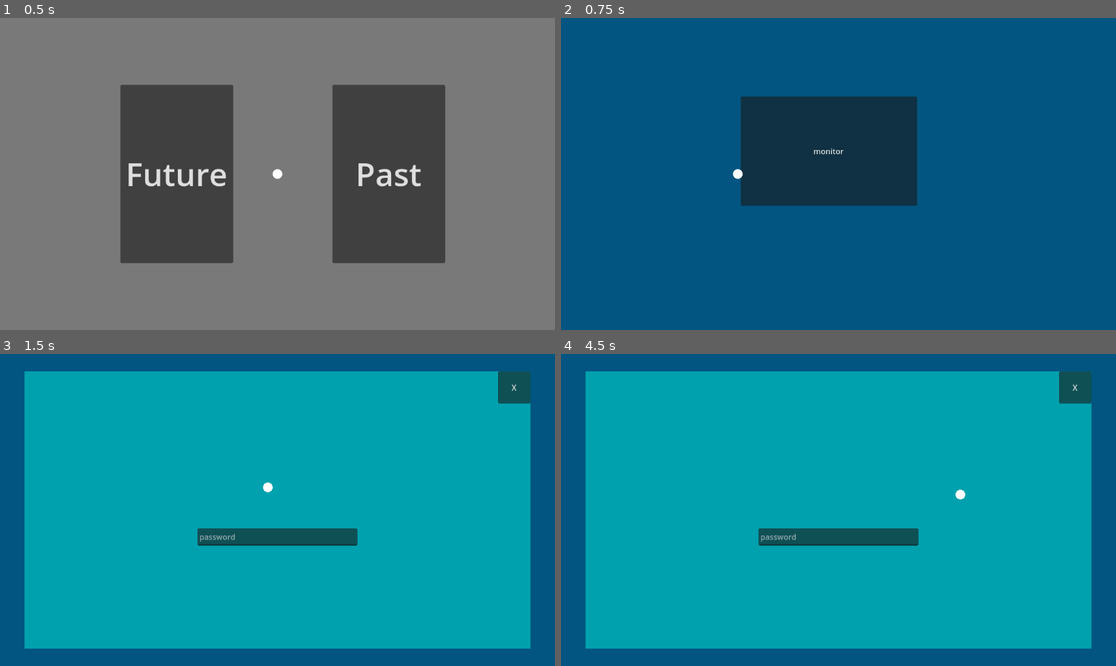
Above: before the commit, frames 1-4 (two rows, left to right).
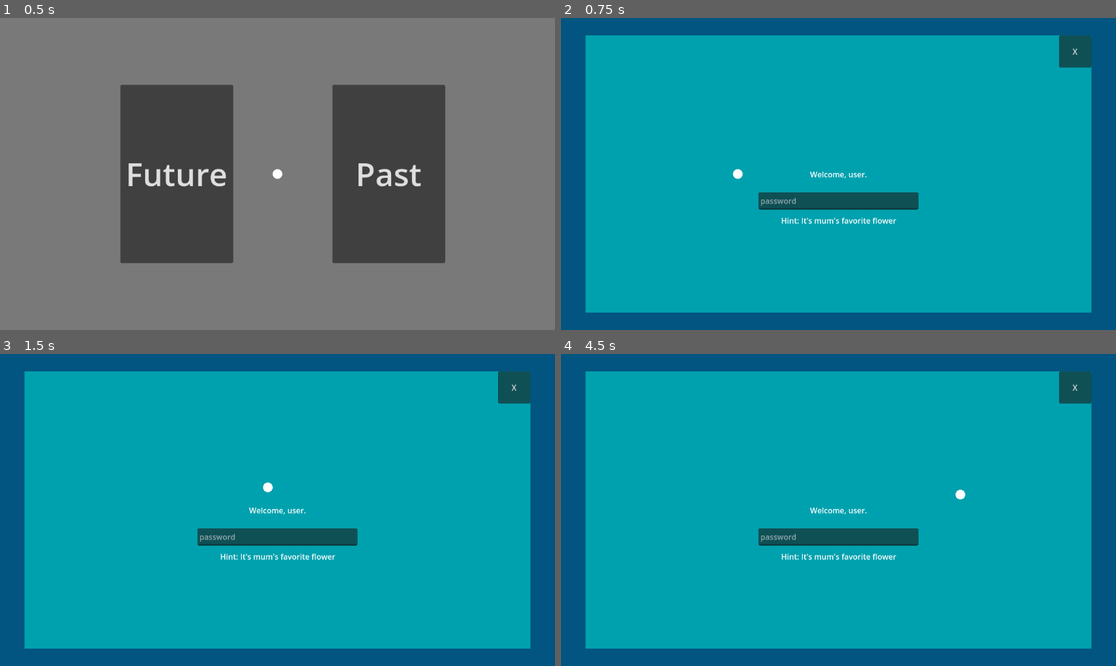
Above: after the commit, the same moments.

Repository: BoopEnthusiast/Reverie-Memory
Game: Godot game, scene res://scenes/character_select.tscn
Same seed, same stepped clock (60 frames per second), same inputs: the game is played once before the commit and once after it.
Inputs (mouse positions are in pixels of both pictures, inside the frame that each line leads up to):
- Up to frame 1 (0.5 s): no input
- Up to frame 2 (0.75 s): click "Future" at 0.5 s
- Up to frame 3 (1.5 s): click "monitor" at 1.25 s
- Up to frame 4 (4.5 s): click "X" at 2 s; click "monitor" at 2.75 s; click "monitor" at 3.5 s; tap Enter at 4.25 s; move the mouse to (960, 494) at 4.27 s; press the mouse at (960, 494) at 4.28 s

Frame 1 is identical in both runs. In frame 2, 81% of the frame differs, in the area x 4-96%, y 5-95%; in frame 3, 0.3%; in frame 4, 0.3%.

Commit message:
password screen rework

Diff:
--- a/scenes/future.tscn
+++ b/scenes/future.tscn
@@ -29,7 +29,6 @@
 script = ExtResource("1_6ckpl")
 
 [node name="MonitorScreen" type="ColorRect" parent="."]
-visible = false
 layout_mode = 1
 anchors_preset = 15
 anchor_right = 1.0
@@ -42,7 +41,15 @@
 grow_vertical = 2
 color = Color(0, 0.631373, 0.682353, 1)
 
-[node name="ExitButton" type="Button" parent="MonitorScreen"]
+[node name="Password" type="Control" parent="MonitorScreen"]
+layout_mode = 1
+anchors_preset = 15
+anchor_right = 1.0
+anchor_bottom = 1.0
+grow_horizontal = 2
+grow_vertical = 2
+
+[node name="ExitButton" type="Button" parent="MonitorScreen/Password"]
 layout_mode = 1
 anchors_preset = 1
 anchor_left = 1.0
@@ -52,7 +59,7 @@
 grow_horizontal = 0
 text = "X"
 
-[node name="PasswordField" type="TextEdit" parent="MonitorScreen"]
+[node name="PasswordField" type="TextEdit" parent="MonitorScreen/Password"]
 layout_mode = 1
 anchors_preset = 8
 anchor_left = 0.5
@@ -70,6 +77,36 @@
 shortcut_keys_enabled = false
 drag_and_drop_selection_enabled = false
 
+[node name="Label" type="Label" parent="MonitorScreen/Password"]
+layout_mode = 1
+anchors_preset = 8
+anchor_left = 0.5
+anchor_top = 0.5
+anchor_right = 0.5
+anchor_bottom = 0.5
+offset_left = -59.0
+offset_top = -11.5
+offset_right = 59.0
+offset_bottom = 11.5
+grow_horizontal = 2
+grow_vertical = 2
+text = "Welcome, user."
+
+[node name="Label2" type="Label" parent="MonitorScreen/Password"]
+layout_mode = 1
+anchors_preset = 8
+anchor_left = 0.5
+anchor_top = 0.5
+anchor_right = 0.5
+anchor_bottom = 0.5
+offset_left = -119.5
+offset_top = 85.0
+offset_right = 119.5
+offset_bottom = 132.0
+grow_horizontal = 2
+grow_vertical = 2
+text = "Hint: It's mum's favorite flower"
+
 [connection signal="pressed" from="Monitor" to="Monitor" method="_on_pressed"]
-[connection signal="pressed" from="MonitorScreen/ExitButton" to="Monitor" method="_on_exit_pressed"]
-[connection signal="text_changed" from="MonitorScreen/PasswordField" to="Monitor" method="_on_password_field_text_changed"]
+[connection signal="pressed" from="MonitorScreen/Password/ExitButton" to="Monitor" method="_on_exit_pressed"]
+[connection signal="text_changed" from="MonitorScreen/Password/PasswordField" to="Monitor" method="_on_password_field_text_changed"]
--- a/scripts/monitor.gd
+++ b/scripts/monitor.gd
@@ -2,8 +2,8 @@
 const password = "sunflower"
 
 @onready var monitor_screen = $"../MonitorScreen"
-
-@onready var password_field = $"../MonitorScreen/PasswordField"
+@onready var password_screen = $"../MonitorScreen/Password"
+@onready var password_field = $"../MonitorScreen/Password/PasswordField"
 
 
 func _on_pressed():
@@ -17,4 +17,4 @@
 
 func _on_password_field_text_changed():
 	if password_field.text == password:
-		password_field.visible = false
+		password_screen.visible = false
